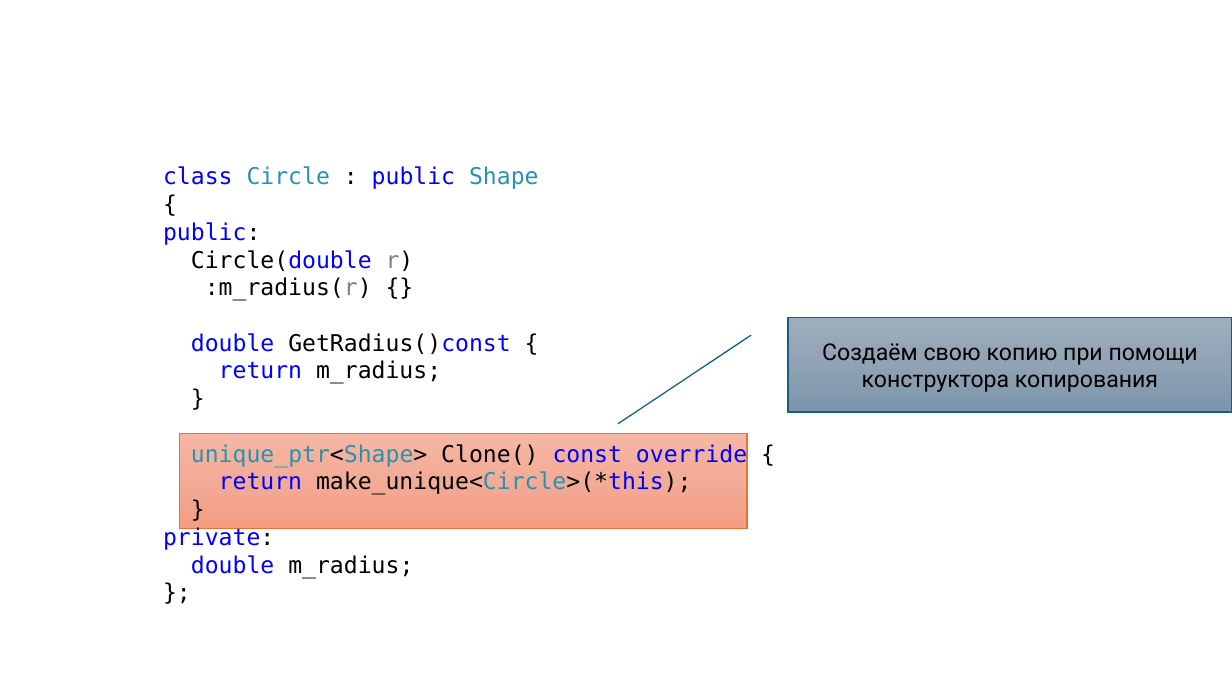
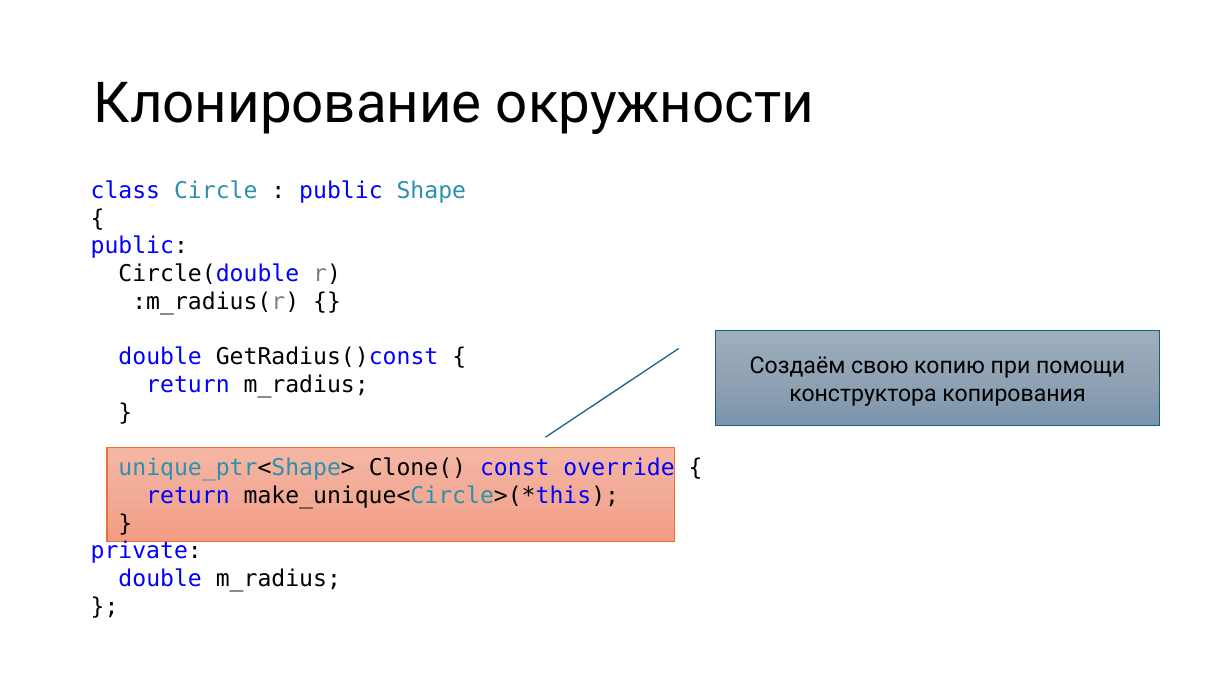
Before and after one commit to alexey-malov/ood, a slide deck: slide 11 of lectures/14.prototype/prototype.pptx (slide 13 before the commit). Drawn at 1232x693 pixels with LibreOffice and Linux fonts; fonts in the diff are those of the drawing. Boxes give left, top, right and bottom in pixels: in the first picture for what was removed or moved away, otherwise in the second. Text is boxed around its words. In the diff, an @@ line names an element or a change of style, - is before the commit and + after.

```diff
--- a/lectures/14.prototype/prototype.pptx
+++ b/lectures/14.prototype/prototype.pptx
@@ title added at <box>94,82,814,134</box>, 44 pt, text #000000 @@
+Клонирование окружности
@@ text "class Circle : public Shape": place and size @@
-text "class Circle : public Shape" at <box>163,166,747,579</box>
+text "class Circle : public Shape" at <box>91,180,674,592</box>
@@ border callout "Создаём свою копию при помощи ...": place and size @@
-border callout "Создаём свою копию при помощи ..." at <box>788,318,1232,412</box>
+border callout "Создаём свою копию при помощи ..." at <box>716,331,1160,425</box>
@@ rectangle: place and size @@
-rectangle at <box>179,433,747,528</box>
+rectangle at <box>107,447,675,542</box>
```
Also in this commit, not shown: 4 other slides changed, 27 slides added, 2 slides removed, 10 other files.
